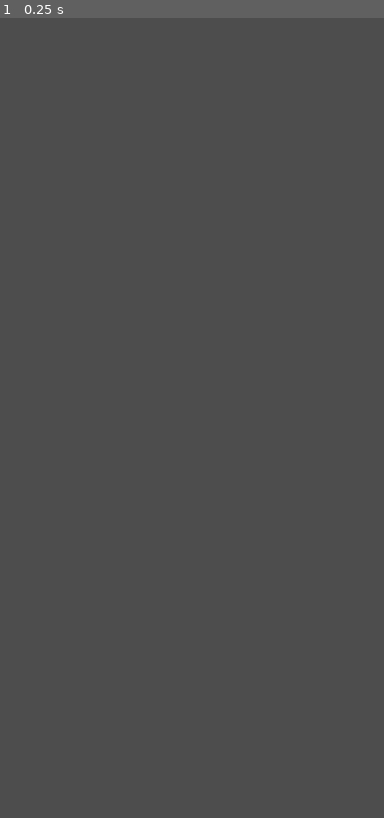
Above: before the commit, frame 1.
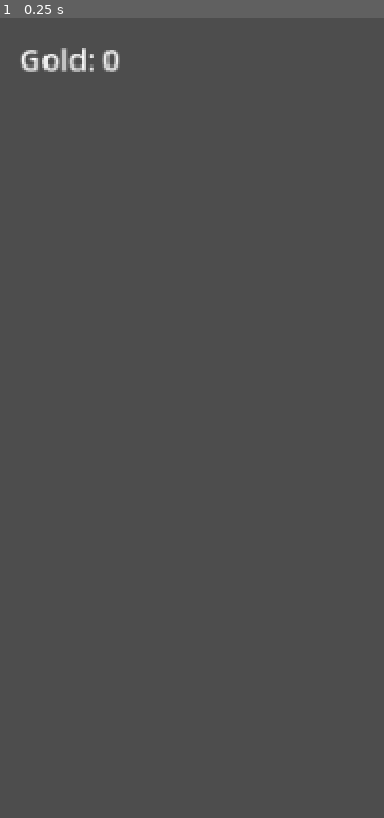
Above: after the commit, the same moment.

Repository: elydarstudio/Base_Defence
Game: Godot game, scene res://main.tscn
The game is run twice, just before and just after one commit, with the same random seed, the same clock (stepped at 60 frames per second) and the same inputs.
Inputs:
- Up to frame 1 (0.25 s): no input
The pictures show only the part of the screen within x 0-50%, y 0-50%; the shares and areas given below are measured in that part.

The runs differ from the first frame. In frame 1, 0.4% of the frame differs, in the area x 5-32%, y 3-7%.

Commit message:
step 3: enemies drop currency on death, gold counter UI

Diff:
--- a/base-defence/Scripts/enemy.gd
+++ b/base-defence/Scripts/enemy.gd
@@ -3,6 +3,8 @@
 var speed: float = 80.0
 var health: float = 30.0
 var base_node: Node2D = null
+var main_node: Node = null
+var currency_value: int = 5
 
 func _ready():
 	add_to_group("enemies")
@@ -15,7 +17,7 @@
 		var angle = deg_to_rad(60 * i)
 		points.append(Vector2(cos(angle), sin(angle)) * 15)
 	poly.polygon = points
-	poly.color = Color(1.0, 0.2, 0.2)  # red
+	poly.color = Color(1.0, 0.2, 0.2)
 
 func _process(delta):
 	if base_node == null:
@@ -26,7 +28,13 @@
 func take_damage(amount: float):
 	health -= amount
 	if health <= 0:
-		queue_free()
+		_die()
 
-func setup(base: Node2D):
+func _die():
+	if main_node != null:
+		main_node.add_currency(currency_value)
+	queue_free()
+
+func setup(base: Node2D, main: Node):
 	base_node = base
+	main_node = main
--- a/base-defence/Scripts/main.gd
+++ b/base-defence/Scripts/main.gd
@@ -4,7 +4,9 @@
 var enemy_scene: PackedScene
 
 var spawn_timer: float = 0.0
-var spawn_interval: float = 2.0  # seconds between spawns
+var spawn_interval: float = 2.0
+
+var currency: int = 0
 
 func _ready():
 	bullet_scene = preload("res://Scenes/Projectile.tscn")
@@ -20,11 +22,15 @@
 func _spawn_enemy():
 	var e = enemy_scene.instantiate()
 	add_child(e)
-	e.setup($Base)
+	e.setup($Base, self)
 	e.global_position = _random_edge_position()
 
+func add_currency(amount: int):
+	currency += amount
+	$UI/CurrencyLabel.text = "Gold: " + str(currency)
+
 func _random_edge_position() -> Vector2:
-	var edge = randi() % 4  # 0=top, 1=bottom, 2=left, 3=right
+	var edge = randi() % 4
 	match edge:
 		0: return Vector2(randf_range(0, 480), -20)
 		1: return Vector2(randf_range(0, 480), 874)
--- a/base-defence/main.tscn
+++ b/base-defence/main.tscn
@@ -16,3 +16,12 @@
 shape = SubResource("CircleShape2D_0xm2m")
 
 [node name="Visual" type="Polygon2D" parent="Base" unique_id=722642048]
+
+[node name="UI" type="CanvasLayer" parent="." unique_id=1795136296]
+
+[node name="CurrencyLabel" type="Label" parent="UI" unique_id=1922688952]
+offset_left = 10.0
+offset_top = 10.0
+offset_right = 64.0
+offset_bottom = 33.0
+text = "Gold: 0"
